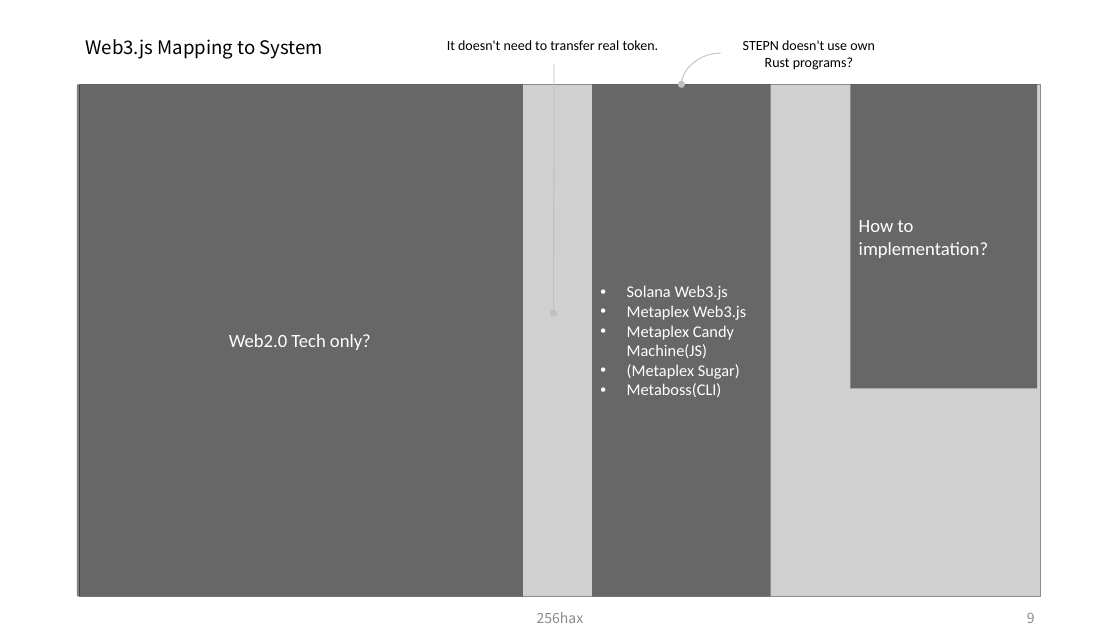
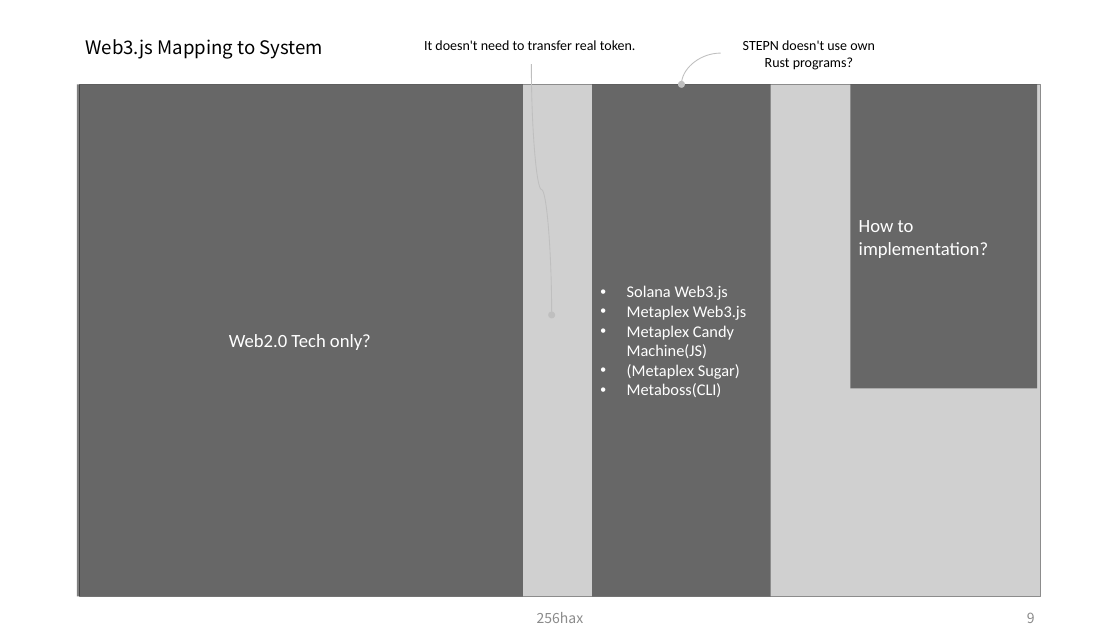
Before and after one commit to legendaryangelist/solana-anchor-react-essential, a slide deck: slide 10 of docs/Solana_Blockchain_Outline_Figure.pptx. Drawn at 1120x630 pixels with LibreOffice and Linux fonts; fonts in the diff are those of the drawing; grey boxes stand for pictures. Boxes give left, top, right and bottom in pixels: in the first picture for what was removed or moved away, otherwise in the second. Text is boxed around its words. In the diff, an @@ line names an element or a change of style, - is before the commit and + after.

```diff
--- a/docs/Solana_Blockchain_Outline_Figure.pptx
+++ b/docs/Solana_Blockchain_Outline_Figure.pptx
@@ text "It doesn't need to transfer ...": place and size @@
-text "It doesn't need to transfer ..." at <box>447,40,659,50</box>
+text "It doesn't need to transfer ..." at <box>424,40,636,50</box>
@@ curved arrow moved from (555, 64) - (554, 313) to (532, 64) - (552, 315) @@
```
Also in this commit, not shown: 3 other slides changed, 1 slide added.
